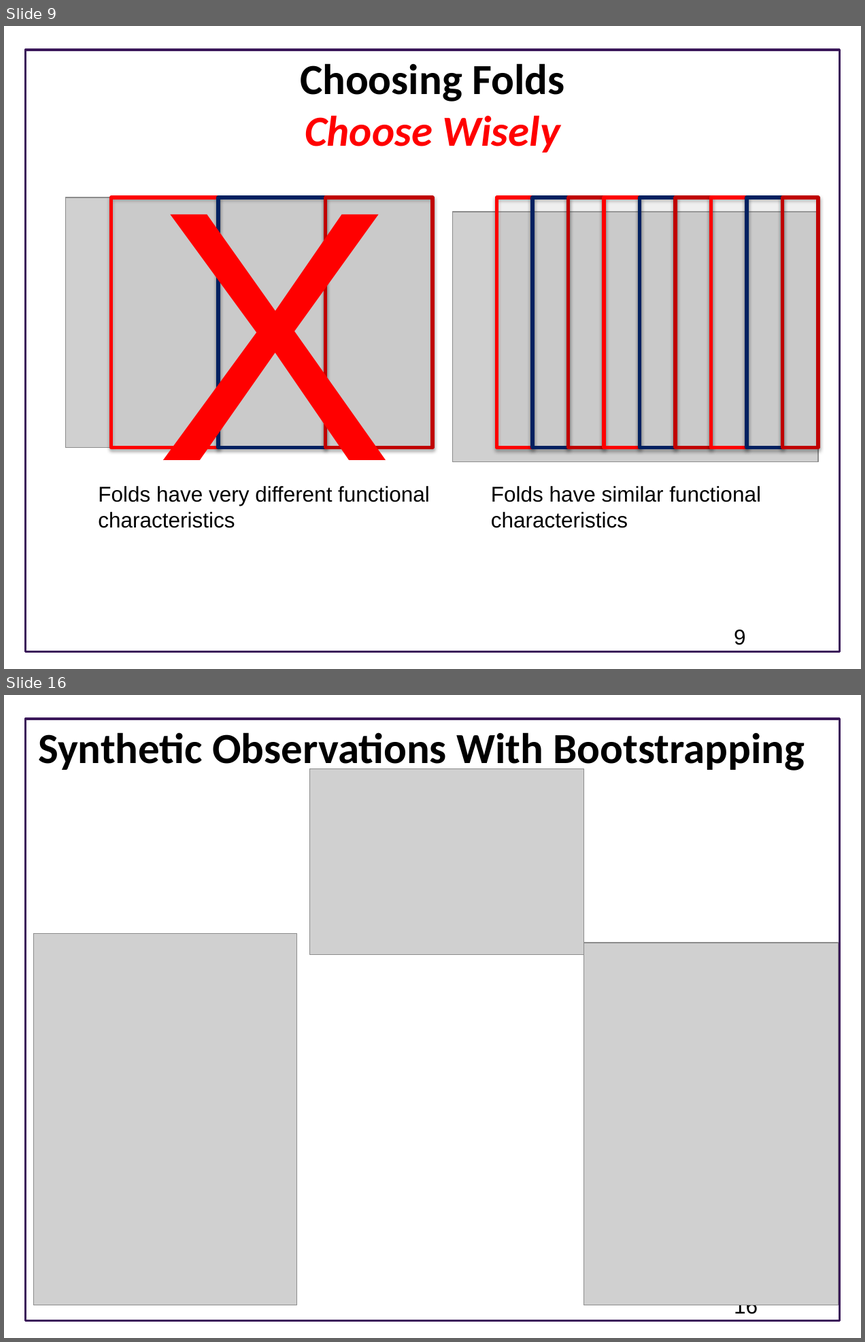
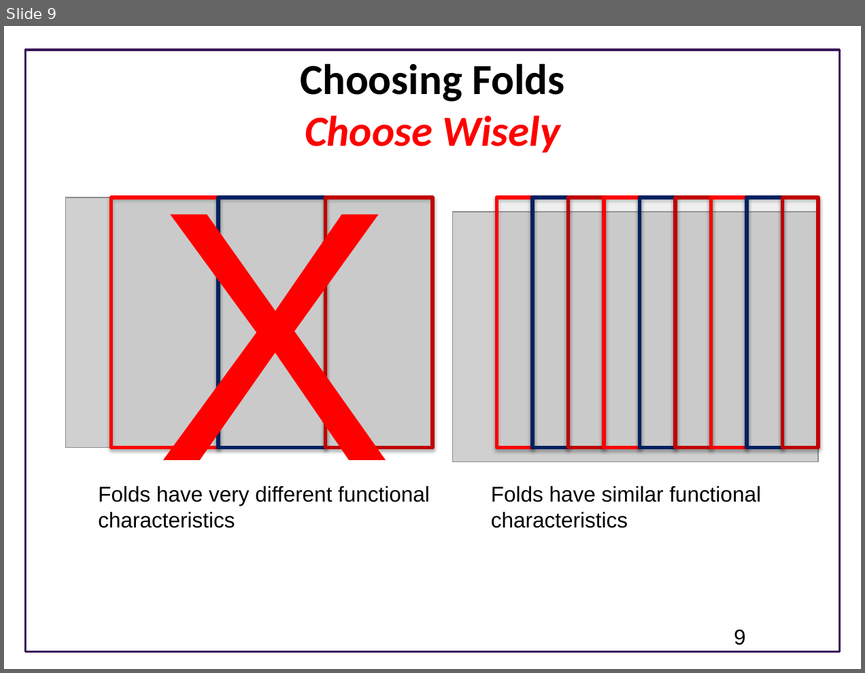
Before and after one commit to ModelEngineering/advancing-biomedical-models, a slide deck: lecture_12/crossvalidation/12_Model_Fitting_Dealing_With_Uncertainty.pptx. Shown one above the other, each under a label of ours: slides 9 and 16 before the commit, slide 9 after it; the slides between them are not shown. The pictures are 865x1342 and 865x673 pixels, drawn with LibreOffice and Linux fonts; fonts in the diff are those of the drawing; grey boxes stand for pictures; background and template pictures are left out. Boxes give left, top, right and bottom in pixels: in the first picture for what was removed or moved away, otherwise in the second. Text is boxed around its words. In the diff, an @@ line names an element or a change of style, - is before the commit and + after.

```diff
--- a/lecture_12/crossvalidation/12_Model_Fitting_Dealing_With_Uncertainty.pptx
+++ b/lecture_12/crossvalidation/12_Model_Fitting_Dealing_With_Uncertainty.pptx
@@ slide 16 removed at (4, 695, 861, 1338), background #FFFFFF; not listed: 1 template element that a slide beside it also shows @@
@@ title removed at (38, 732, 805, 774) @@
-Synthetic Observations With Bootstrapping
@@ picture removed at (310, 768, 584, 955) @@
@@ picture removed at (33, 933, 296, 1304) @@
@@ picture removed at (583, 943, 838, 1305) @@
@@ page number removed at (734, 1304, 757, 1317) @@
-16
```
Also in this commit, not shown: 2 slides added, 9 other slides removed.
